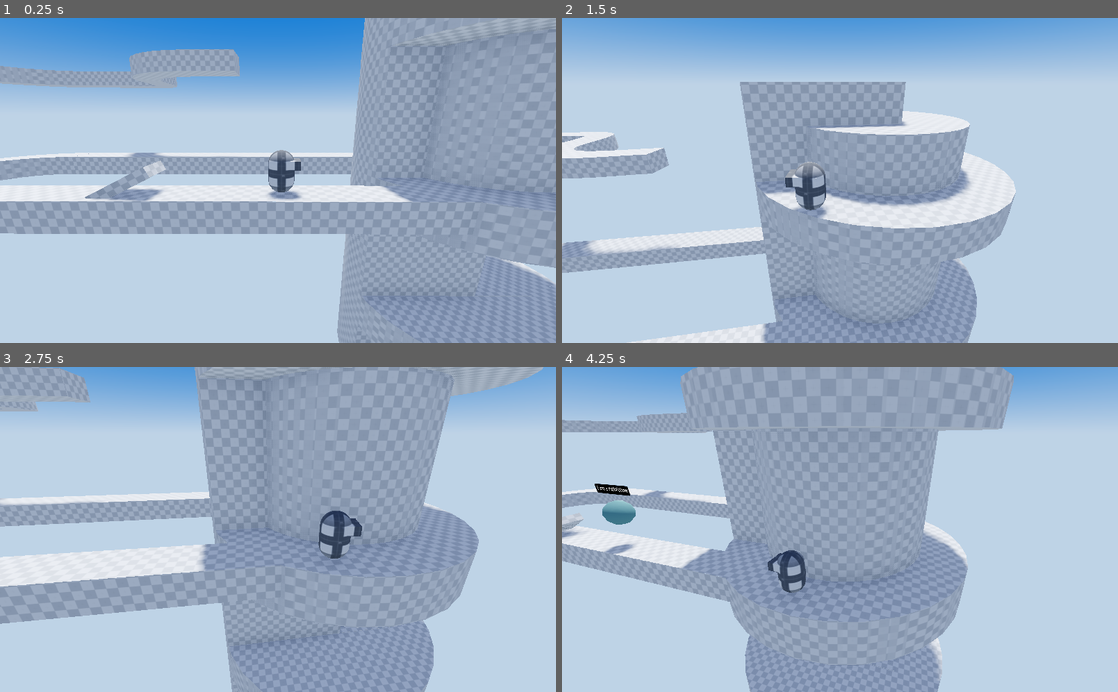
Above: before the commit, frames 1-4 (two rows, left to right).
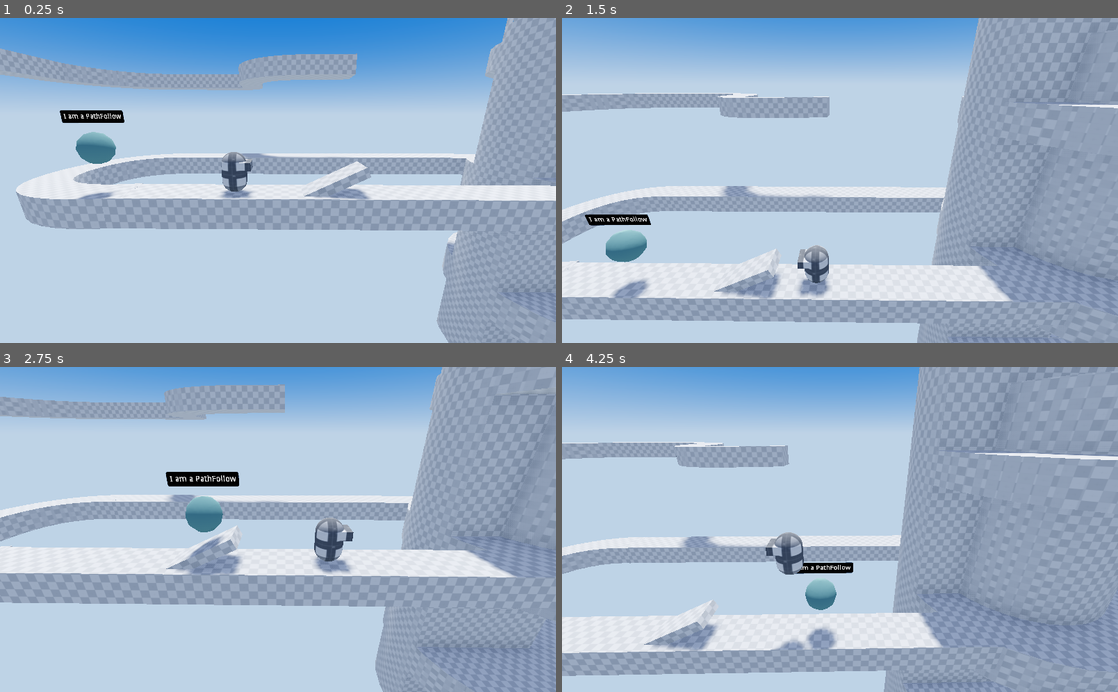
Above: after the commit, the same moments.

Repository: Pyxus/path-based-movement-demo
Game: Godot game, scene res://src/main.tscn
The game is run twice, just before and just after one commit, with the same random seed, the same clock (stepped at 60 frames per second) and the same inputs.
Inputs:
- Up to frame 1 (0.25 s): no input
- Up to frame 2 (1.5 s): tap Enter (ui_accept) at 0.5, 0.77 s; hold Right (ui_right) 0.53-1.28 s; hold Left (ui_left) from 1.28 s (still down)
- Up to frame 3 (2.75 s): tap Enter (ui_accept) at 1.52 s; release Left (ui_left) at 2.03 s; hold Right (ui_right) from 2.03 s (still down)
- Up to frame 4 (4.25 s): tap Enter (ui_accept) at 3.02, 3.77 s; release Right (ui_right) at 3.53 s; hold Left (ui_left) from 3.53 s (still down)

The runs differ from the first frame. In frame 1, 32% of the frame differs, in the area x 0-100%, y 0-100%; in frame 2, 67%; in frame 3, 57%; in frame 4, 73%.

Commit message:
Update main.tscn

Diff:
--- a/src/main.tscn
+++ b/src/main.tscn
@@ -310,7 +310,7 @@
 script = ExtResource( 5 )
 target = NodePath("../Player")
 orientation = Vector3( 0.393, 0, 0 )
-zoom = 12.0
+zoom = 13.0
 rotation_tween_duration = 0.2
 
 [node name="Camera" type="Camera" parent="World/CameraGimbal"]
@@ -318,4 +318,4 @@
 size = 1.86
 
 [node name="Player" parent="World" instance=ExtResource( 3 )]
-transform = Transform( 1, 0, 0, 0, 1, 0, 0, 0, 1, 0.993412, 3.66323, 0 )
+transform = Transform( 1, 0, 0, 0, 1, 0, 0, 0, 1, -14.823, 3.66323, 0 )
